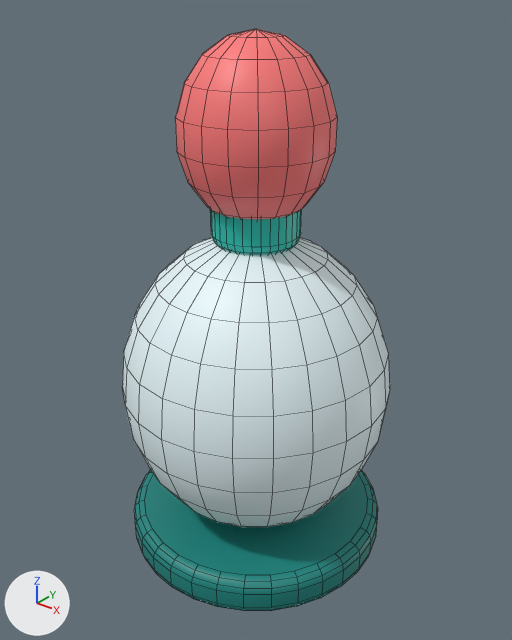
A saved change to the FBX model EvolutionShop/Assets/EvolutionShop/Resources/Art/GrowthKit/SiphonBig.fbx.
One viewpoint serves both versions: a 50 mm lens placed at (-0.191, -0.356, 1.179), pointed at (-0.379, -0.121, 1.033). The axes (+X, +Y, +Z) are drawn at lower left. The lights are the same throughout. The picture after the commit comes second. Mesh edges are drawn as thin lines. Where no turn or scale is listed for an object, it has been applied to the vertices.

The scene before the commit, as lines of its bpy script (objects in view):
```python
me_cylinder_108 = bpy.data.meshes.new('Cylinder.108')
me_cylinder_108.from_pydata(...)  # 1038 vertices, 1030 faces; spans x -0.445..-0.315, y -0.185..-0.055, z 0.91..1.16
# faces by material slot: [226, 288, 128, 226, 162]
me_cylinder_108.materials.append(mat_gk_tealdark)  # cyan #15867f
me_cylinder_108.materials.append(mat_gk_glass)  # white #eafbff
me_cylinder_108.materials.append(mat_gk_glowblue)  # blue #3fa9ff
me_cylinder_108.materials.append(mat_gk_teal)  # cyan #22bfb0
me_cylinder_108.materials.append(mat_gk_coral)  # red #ff7a7a
ob_siphonbig_mesh = bpy.data.objects.new('SiphonBig mesh', me_cylinder_108)
ob_siphonbig_mesh.location = (0.0, 0.0, 0.0)
```
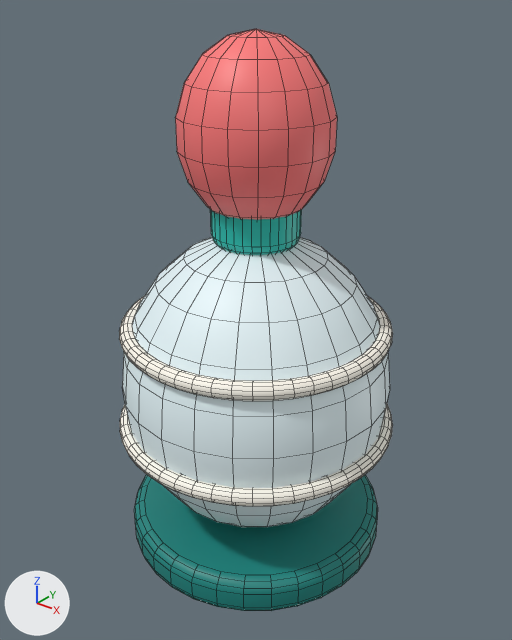
What the commit changed:
Material 'GK_Paper' (mat_gk_paper) is new.
Its base color is (1.0, 0.965, 0.863) (white #fffbef).
me_cylinder_108 is used by ob_siphonbig_mesh; location (0.0, 0.0, 0.0).
me_cylinder_108 had 1038 vertices, 1030 faces and spanned x -0.445..-0.315, y -0.185..-0.055, z 0.91..1.16.
me_cylinder_108 now has 2190 vertices, 2182 faces and spans x -0.448..-0.312, y -0.188..-0.052, z 0.91..1.16.
me_cylinder_108 part 1: a new loose piece, a torus around z (ring radius 0.06, tube radius 0.004) spanning x -0.444..-0.316, y -0.184..-0.056, z 1.026..1.034, in mat_gk_paper (white #fffbef).
me_cylinder_108 part 2: a new loose piece, a torus around z (ring radius 0.064, tube radius 0.004) spanning x -0.448..-0.312, y -0.188..-0.052, z 0.976..0.984, in mat_gk_paper (white #fffbef).
me_cylinder_108 gains material mat_gk_paper (white #fffbef).

Changed parts and their boxes (x1, y1, x2, y2) in the pictures (512 x 640 px):
'SiphonBig mesh', reshaped: before (122, 29, 390, 611); after (119, 29, 393, 611)
part 1 of me_cylinder_108, added: after (119, 296, 393, 401)
part 2 of me_cylinder_108, added: after (120, 404, 393, 506)
